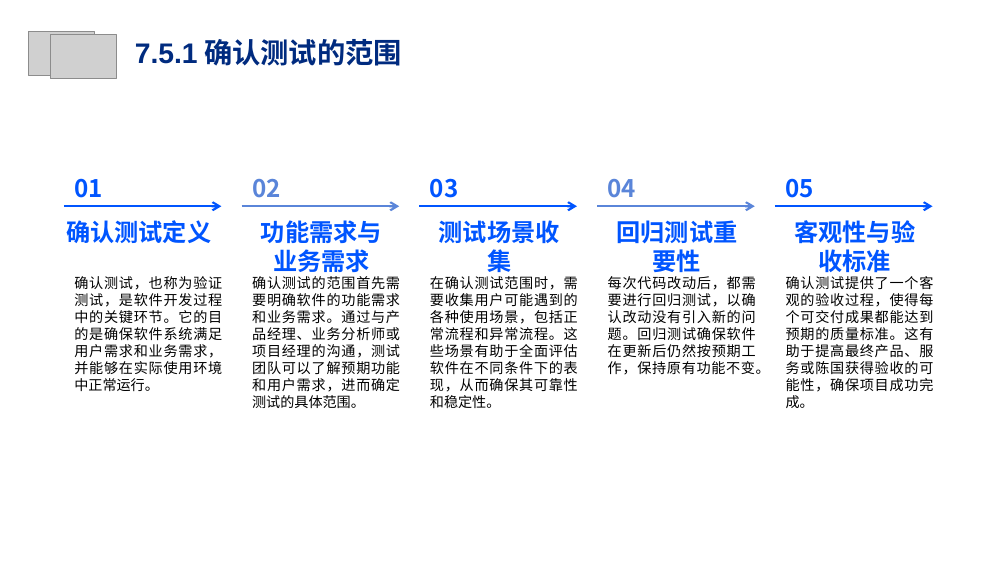
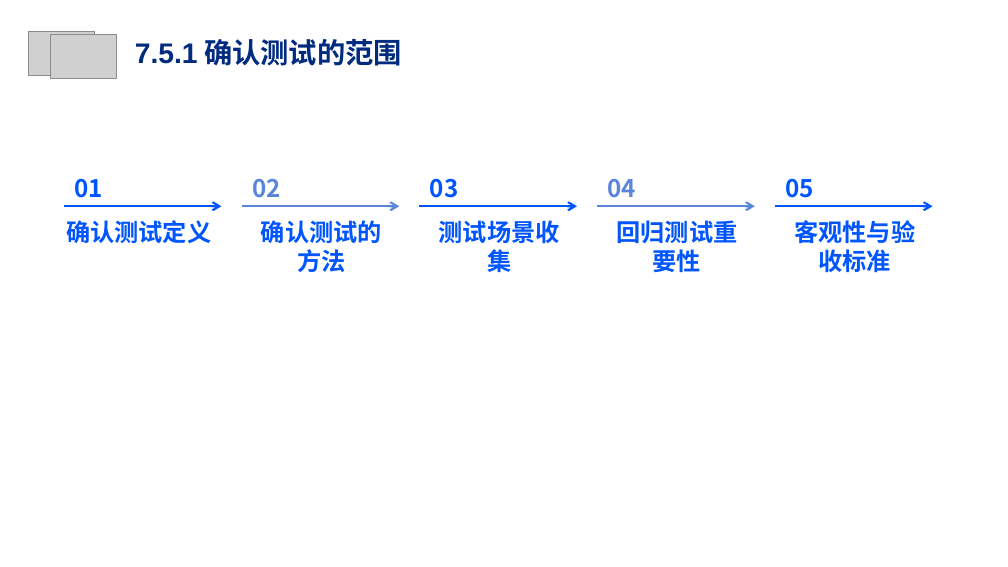
Before and after one commit to Cy2s1ne/Intelligent-PE-test, a slide deck: slide 27 of 软件测试.pptx (slide 24 before the commit). Drawn at 1008x567 pixels with LibreOffice and Linux fonts; fonts in the diff are those of the drawing; grey boxes stand for pictures; background and template pictures are left out. Boxes give left, top, right and bottom in pixels: in the first picture for what was removed or moved away, otherwise in the second. Text is boxed around its words. In the diff, an @@ line names an element or a change of style, - is before the commit and + after.

```diff
--- a/软件测试.pptx
+++ b/软件测试.pptx
@@ text at [261, 220, 382, 272]: text changed @@
-功能需求与业务需求
+确认测试的方法
@@ text removed at [74, 276, 222, 391] @@
-确认测试，也称为验证测试，是软件开发过程中的关键环节。它的目的是确保软件系统满足用户需求和业务需求，并能够在实际使用环境中正常运行。
@@ text removed at [252, 276, 400, 408] @@
-确认测试的范围首先需要明确软件的功能需求和业务需求。通过与产品经理、业务分析师或项目经理的沟通，测试团队可以了解预期功能和用户需求，进而确定测试的具体范围。
@@ text removed at [430, 276, 578, 408] @@
-在确认测试范围时，需要收集用户可能遇到的各种使用场景，包括正常流程和异常流程。这些场景有助于全面评估软件在不同条件下的表现，从而确保其可靠性和稳定性。
@@ text removed at [608, 276, 770, 375] @@
-每次代码改动后，都需要进行回归测试，以确认改动没有引入新的问题。回归测试确保软件在更新后仍然按预期工作，保持原有功能不变。
@@ text removed at [786, 276, 934, 408] @@
-确认测试提供了一个客观的验收过程，使得每个可交付成果都能达到预期的质量标准。这有助于提高最终产品、服务或陈国获得验收的可能性，确保项目成功完成。
```
Also in this commit, not shown: 11 other slides changed, 8 slides added, 2 slides removed.
